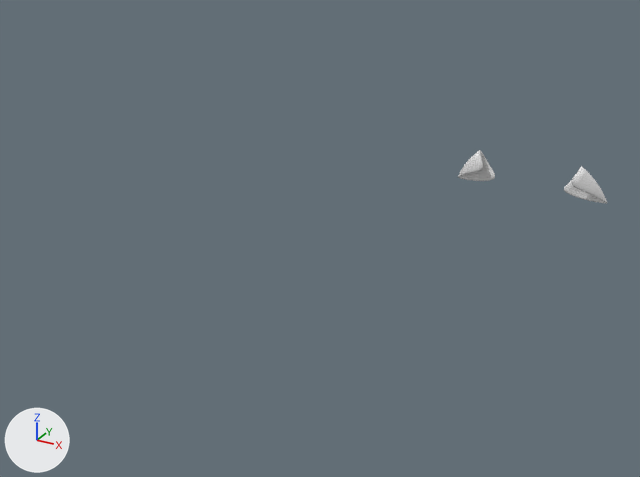
The Blender file vtuber.blend, before and after one commit.
Both versions are drawn from a camera (50 mm lens) standing at (0.44, -1.652, 1.602) and looking at (-0.527, 0.107, 0.723). Lighting does not change. The marker at lower left points along +X, +Y and +Z.
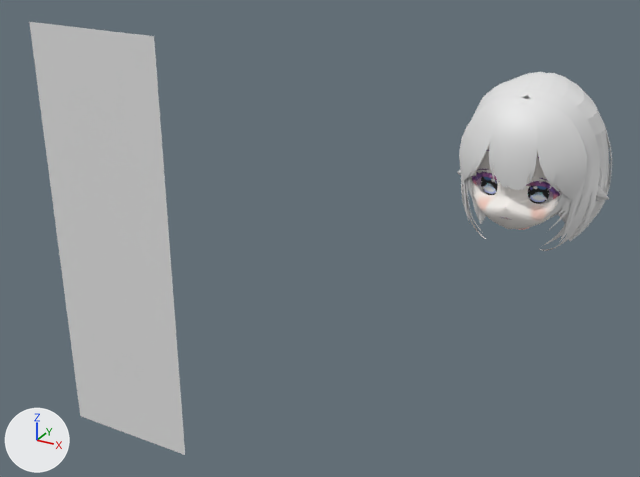
Changed parts and their boxes (x1, y1, x2, y2) in the pictures (640 x 477 px):
```json
{"object": "120cm", "change": "shown", "after": [29, 22, 185, 455]}
{"object": "Hair_Side.002", "change": "shown, added", "after": [459, 96, 587, 201]}
{"object": "Hair_Side", "change": "shown", "after": [461, 89, 600, 251]}
{"object": "Hair_Front", "change": "shown", "after": [489, 104, 538, 190]}
{"object": "Hair_Back", "change": "shown", "after": [470, 72, 612, 241]}
{"object": "Face", "change": "shown", "after": [470, 143, 562, 230]}
{"object": "Plane", "change": "reshaped", "before": [458, 150, 607, 204], "after": [457, 170, 609, 202]}
{"object": "Eye", "change": "shown", "after": [481, 177, 549, 204]}
```

The change, as JSON lines over the scene's bpy script:
```json
{"op": "add", "block": "me_plane_006", "code": ["me_plane_006 = bpy.data.meshes.new('Plane.006')", "me_plane_006.from_pydata(...)  # 90 vertices, 67 faces; spans x 0.0..1.75, y -0.07..2.49, z -0.72..0.17", "me_plane_006.polygons.foreach_set('use_smooth', [True] * 67)"]}
{"op": "remove", "block": "ob_face", "code": "ob_face.hide_set(True)"}
{"op": "remove", "block": "ob_eye", "code": "ob_eye.hide_set(True)"}
{"op": "remove", "block": "ob_hair_back", "code": "ob_hair_back.hide_set(True)"}
{"op": "remove", "block": "ob_hair_front", "code": "ob_hair_front.hide_set(True)"}
{"op": "remove", "block": "ob_hair_side", "code": "ob_hair_side.hide_set(True)"}
{"op": "remove", "block": "ob_120cm", "code": "ob_120cm.hide_set(True)"}
{"op": "add", "block": "ob_hair_side_002", "code": ["ob_hair_side_002 = bpy.data.objects.new('Hair_Side.002', me_plane_006)", "ob_hair_side_002.location = (0.0, -0.109, 1.008)", "ob_hair_side_002.rotation_euler = (1.571, 0.0, 0.0)  # degrees (90, 0, 0)", "ob_hair_side_002.scale = (0.0708, 0.0708, 0.0708)", "_m = ob_hair_side_002.modifiers.new('Mirror', 'MIRROR')", "_m.use_clip = True", "_m.mirror_object = ob_face"]}
```
